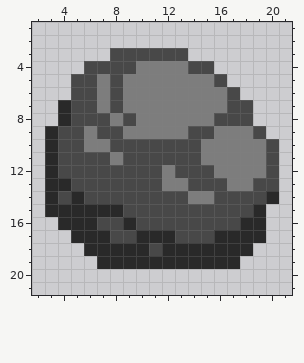
Edited in one commit: pixel-art sprite (public/assets/items/rock.png). The first picture shows the starting point.
The file is 24x24 pixels. Shown: x 2..21, y 1..21.
The same view after the edit:
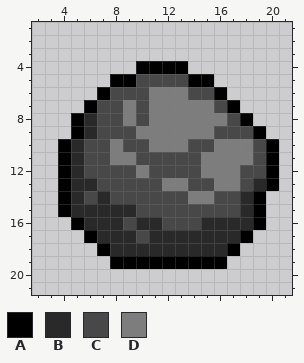
Palette (. is transparent): A #000000  B #292929  C #484848  D #7d7d7d
Change:
{"y":3,"x":8,"old":"CCCCCC","new":"......"}
{"y":4,"x":6,"old":"CCCCDDDDCC","new":"....AAAA.."}
{"y":5,"x":5,"old":"CCDCDDDDDDDC","new":"...AACCCCAA."}
{"y":6,"x":5,"old":"CCD","new":"..A"}
{"y":6,"x":9,"old":"DD","new":"CC"}
{"y":6,"x":14,"old":"DDDC","new":"CCA."}
{"y":7,"x":4,"old":"BCCD","new":"..AC"}
{"y":7,"x":10,"old":"D","new":"C"}
{"y":7,"x":16,"old":"DCC","new":"CA."}
{"y":8,"x":4,"old":"BCC","new":".AB"}
{"y":8,"x":8,"old":"DCD","new":"CDC"}
{"y":8,"x":16,"old":"C","new":"D"}
{"y":8,"x":18,"old":"C","new":"A"}
{"y":9,"x":3,"old":"BCCD","new":"..AB"}
{"y":9,"x":9,"old":"D","new":"C"}
{"y":9,"x":14,"old":"CCDDDC","new":"DDCCCA"}
{"y":10,"x":3,"old":"BCCDDC","new":".ABCCD"}
{"y":10,"x":11,"old":"CCC","new":"DDD"}
{"y":10,"x":15,"old":"D","new":"C"}
{"y":10,"x":19,"old":"DC","new":"CA"}
{"y":11,"x":3,"old":"BCC","new":".AB"}
{"y":11,"x":9,"old":"C","new":"D"}
{"y":11,"x":19,"old":"DC","new":"CA"}
{"y":12,"x":3,"old":"BCC","new":".AB"}
{"y":12,"x":10,"old":"C","new":"D"}
{"y":12,"x":12,"old":"D","new":"C"}
{"y":12,"x":15,"old":"C","new":"D"}
{"y":12,"x":18,"old":"DDC","new":"CCA"}
{"y":13,"x":3,"old":"BBCC","new":".ABB"}
{"y":13,"x":16,"old":"C","new":"D"}
{"y":13,"x":18,"old":"DCC","new":"CBA"}
{"y":14,"x":3,"old":"BC","new":".A"}
{"y":14,"x":7,"old":"C","new":"B"}
{"y":14,"x":18,"old":"CCB","new":"BA."}
{"y":15,"x":3,"old":"BB","new":".A"}
{"y":15,"x":9,"old":"C","new":"B"}
{"y":15,"x":18,"old":"CB","new":"BA"}
{"y":16,"x":4,"old":"BB","new":".A"}
{"y":16,"x":7,"old":"CCBCC","new":"BBCBB"}
{"y":16,"x":15,"old":"CCC","new":"BBB"}
{"y":16,"x":19,"old":"B","new":"A"}
{"y":17,"x":5,"old":"BB","new":".A"}
{"y":17,"x":8,"old":"CCB","new":"BBC"}
{"y":17,"x":13,"old":"CCC","new":"BBB"}
{"y":17,"x":18,"old":"BB","new":"A."}
{"y":18,"x":6,"old":"BB","new":".A"}
{"y":18,"x":11,"old":"C","new":"B"}
{"y":18,"x":17,"old":"BB","new":"A."}
{"y":19,"x":7,"old":"BBBBBBBBBBB","new":".AAAAAAAAA."}
{"label":"changed","picture_box":[45,48,279,269]}
